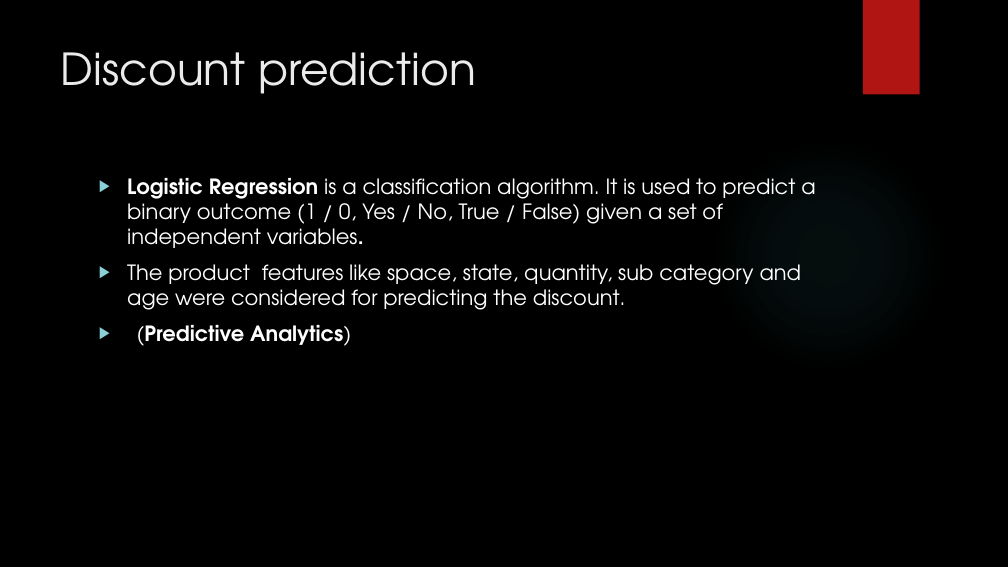
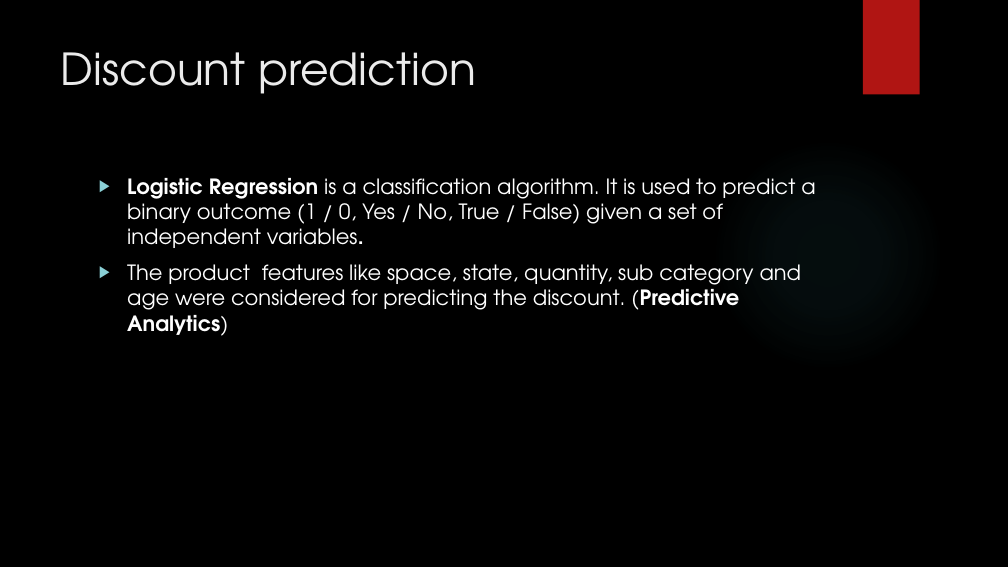
Before and after one commit to madhuhasa/digital-alpha, a slide deck: slide 17 of project/DIGITAL MARKETING.pptx. Drawn at 1008x567 pixels with LibreOffice and Linux fonts; fonts in the diff are those of the drawing; background and template pictures are left out. Boxes give left, top, right and bottom in pixels: in the first picture for what was removed or moved away, otherwise in the second. Text is boxed around its words. In the diff, an @@ line names an element or a change of style, - is before the commit and + after.

```diff
--- a/project/DIGITAL MARKETING.pptx
+++ b/project/DIGITAL MARKETING.pptx
@@ text at (x1=127, y1=264, x2=802, y2=336): text changed @@
-▶ The product features like space, state, quantity, sub category and age were considered for predicting the discount.
-▶ (Predictive Analytics)
+▶ The product features like space, state, quantity, sub category and age were considered for predicting the discount. (Predictive Analytics)
```
Also in this commit, not shown: 6 other slides changed, 1 slide added, 1 slide removed.
